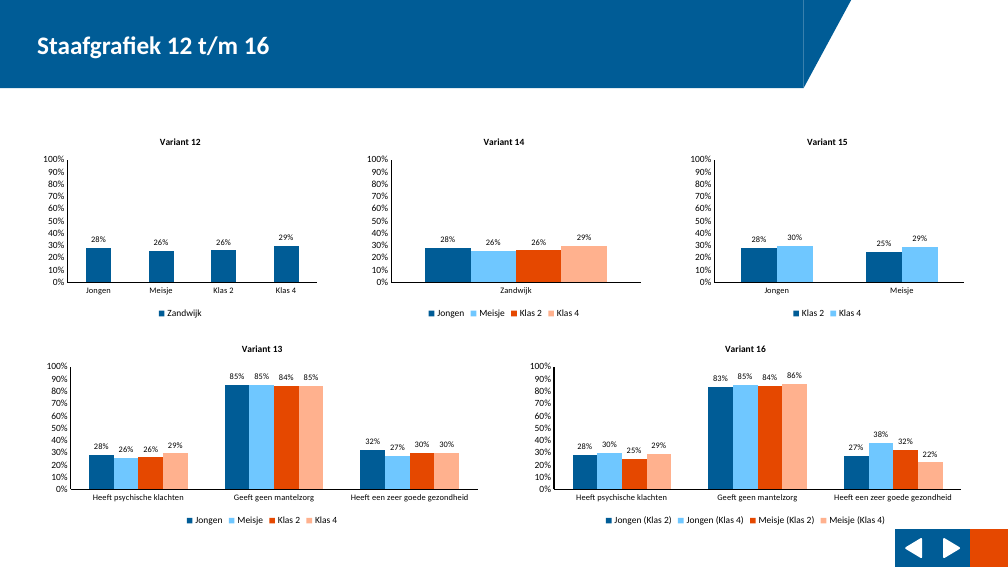
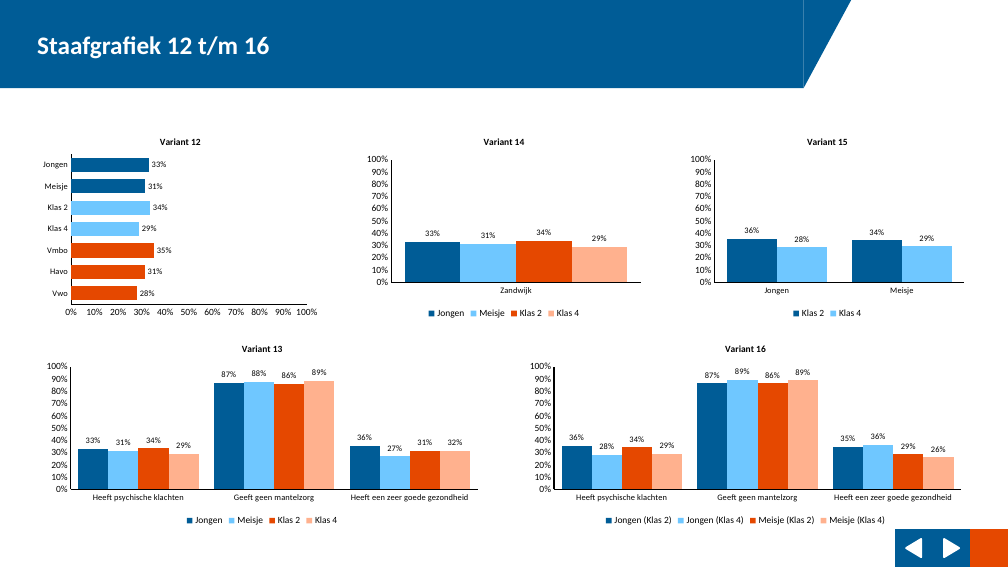
Before and after one commit to ggdatascience/reports_excel_to_powerpoint, a slide deck: slide 5 of example/Rapportage Heideveen.pptx. Drawn at 1008x567 pixels with LibreOffice and Linux fonts; fonts in the diff are those of the drawing; background and template pictures are left out. Boxes give left, top, right and bottom in pixels: in the first picture for what was removed or moved away, otherwise in the second. Text is boxed around its words. In the diff, an @@ line names an element or a change of style, - is before the commit and + after.

```diff
--- a/example/Rapportage Heideveen.pptx
+++ b/example/Rapportage Heideveen.pptx
@@ column chart at [38, 126, 324, 322] @@
@@ column chart to bar chart @@
-categories: Jongen, Meisje, Klas 2, Klas 4
+categories: Vwo, Havo, Vmbo, Klas 4, Klas 2, Meisje, Jongen
-Zandwijk: 0.28, 0.26, 0.26, 0.29
+Series 1: 0.28, 0.31, 0.35, -, -, -, -
@@ colour of Series 1 #005C96 to #E54800 @@
+Series 2: -, -, -, 0.29, 0.34, -, -
+Series 3: -, -, -, -, -, 0.31, 0.33
@@ legend changed @@
@@ bar spacing changed @@
@@ column chart at [361, 126, 647, 322] @@
@@ Jongen, Zandwijk: 0.28 to 0.33 @@
@@ Meisje, Zandwijk: 0.26 to 0.31 @@
@@ Klas 2, Zandwijk: 0.26 to 0.34 @@
@@ bar spacing changed @@
@@ column chart at [685, 126, 971, 322] @@
@@ Klas 2, Jongen: 0.28 to 0.36 @@
@@ Klas 2, Meisje: 0.25 to 0.34 @@
@@ Klas 4, Jongen: 0.3 to 0.28 @@
@@ bar spacing changed @@
@@ column chart at [38, 333, 487, 529] @@
@@ Jongen, Heeft psychische klachten: 0.28 to 0.33 @@
@@ Jongen, Geeft geen mantelzorg: 0.85 to 0.87 @@
@@ Jongen, Heeft een zeer goede gezondheid: 0.32 to 0.36 @@
@@ Meisje, Heeft psychische klachten: 0.26 to 0.31 @@
@@ Meisje, Geeft geen mantelzorg: 0.85 to 0.88 @@
@@ Klas 2, Heeft psychische klachten: 0.26 to 0.34 @@
@@ Klas 2, Geeft geen mantelzorg: 0.84 to 0.86 @@
@@ Klas 2, Heeft een zeer goede gezondheid: 0.3 to 0.31 @@
@@ Klas 4, Geeft geen mantelzorg: 0.85 to 0.89 @@
@@ Klas 4, Heeft een zeer goede gezondheid: 0.3 to 0.32 @@
@@ bar spacing changed @@
@@ column chart at [521, 333, 970, 529] @@
@@ Jongen (Klas 2), Heeft psychische klachten: 0.28 to 0.36 @@
@@ Jongen (Klas 2), Geeft geen mantelzorg: 0.83 to 0.87 @@
@@ Jongen (Klas 2), Heeft een zeer goede gezondheid: 0.27 to 0.35 @@
@@ Jongen (Klas 4), Heeft psychische klachten: 0.3 to 0.28 @@
@@ Jongen (Klas 4), Geeft geen mantelzorg: 0.85 to 0.89 @@
@@ Jongen (Klas 4), Heeft een zeer goede gezondheid: 0.38 to 0.36 @@
@@ Meisje (Klas 2), Heeft psychische klachten: 0.25 to 0.34 @@
@@ Meisje (Klas 2), Geeft geen mantelzorg: 0.84 to 0.86 @@
@@ Meisje (Klas 2), Heeft een zeer goede gezondheid: 0.32 to 0.29 @@
@@ Meisje (Klas 4), Geeft geen mantelzorg: 0.86 to 0.89 @@
@@ Meisje (Klas 4), Heeft een zeer goede gezondheid: 0.22 to 0.26 @@
@@ bar spacing changed @@
```
Also in this commit, not shown: 9 other slides changed, 1 slide added, 1 slide removed, 11 other files.
